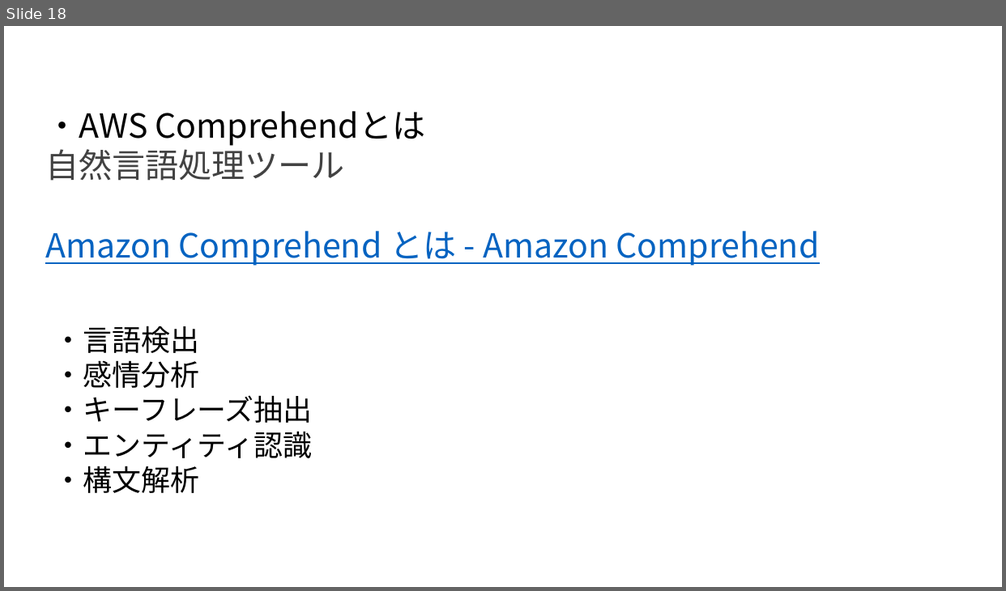
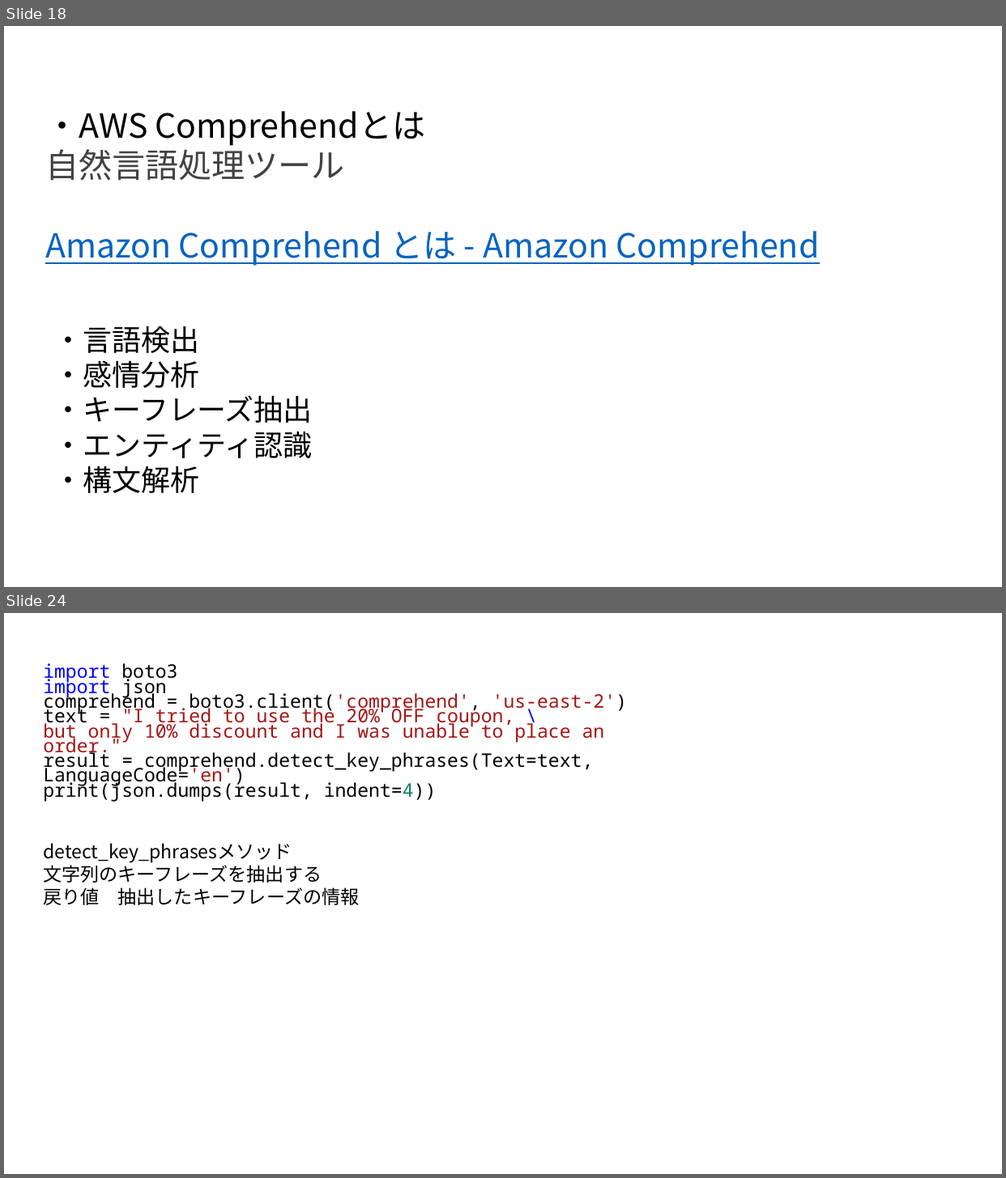
Before and after one commit to TokushigeJunya/test, a slide deck: AWS_AIサービス入門.pptx. Shown one above the other, each under a label of ours: slide 18 before the commit, slides 18 and 24 after it; the slides between them are not shown. The pictures are 1006x591 and 1006x1178 pixels, drawn with LibreOffice and Linux fonts; fonts in the diff are those of the drawing. Boxes give left, top, right and bottom in pixels: in the first picture for what was removed or moved away, otherwise in the second. Text is boxed around its words. In the diff, an @@ line names an element or a change of style, - is before the commit and + after.

```diff
--- a/AWS_AIサービス入門.pptx
+++ b/AWS_AIサービス入門.pptx
@@ slide 24 added at [4, 613, 1002, 1174], background #FFFFFF @@
@@ text added at [43, 663, 627, 802], 18 pt, text #000000 @@
+import boto3
+import json
+comprehend = boto3.client('comprehend', 'us-east-2')
+text = "I tried to use the 20% OFF coupon, \
+but only 10% discount and I was unable to place an order."
+result = comprehend.detect_key_phrases(Text=text, LanguageCode='en')
+print(json.dumps(result, indent=4))
@@ text added at [43, 843, 360, 905], 18 pt, text #000000 @@
+detect_key_phrasesメソッド
+文字列のキーフレーズを抽出する
+戻り値 抽出したキーフレーズの情報
```
Also in this commit, not shown: 9 other slides added, 4 slides removed.
